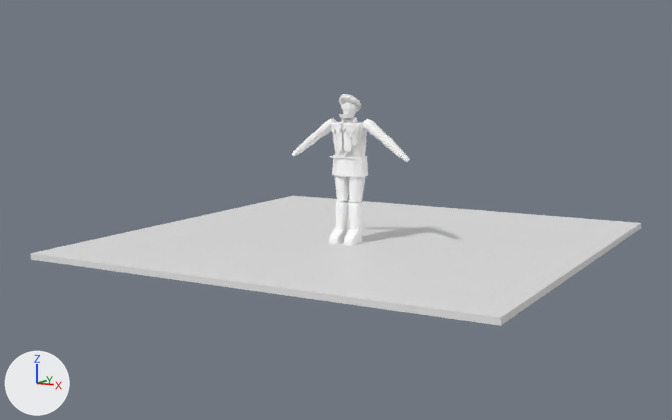
The Blender file ArtSource/Pedestrians/Blender/ParkCheckersPlayer3D.blend: old version first, new version second.
Both versions are drawn from a 50 mm camera at (5.27, -9.62, 2.05) aimed at (-0.25, 0.12, 0.34). The axes (+X, +Y, +Z) are drawn at lower left. The lights are the same throughout. The older version comes first.

Names of what the first picture shows: 'CLO_CoatHem', 'CLO_SleeveLower.L', 'CLO_SleeveLower.R', 'PreviewGround' and 23 more.
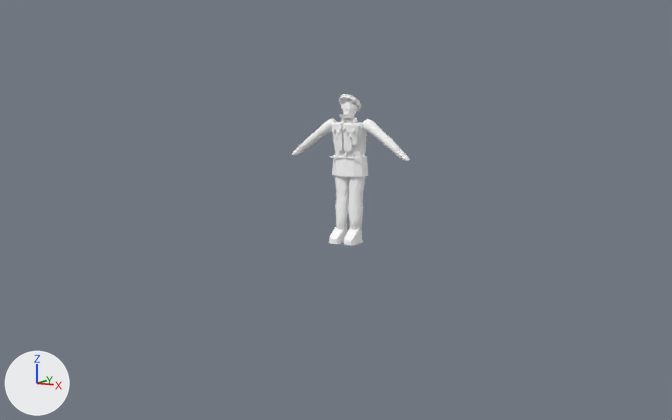
Pixel boxes [x1, y1, x2, y2] of what changed, in the pictures (672 x 420 px):
'PreviewGround', deleted
    before: [30, 196, 641, 326]
'CLO_SleeveLower.R', shading changed
    both: [298, 133, 319, 150]

What the commit changed:
me_clo_sleevelower_l_mesh has 40 vertices, 32 faces and spans x -0.032..0.248, y -0.065..0.061, z -0.205..0.042.
me_clo_sleevelower_l_mesh is used by ob_clo_sleevelower_l; location (0.455, -0.012, 1.25).
me_clo_sleevelower_l_mesh part 1: its shading normals changed.
me_clo_sleevelower_r_mesh has 40 vertices, 32 faces and spans x -0.248..0.032, y -0.065..0.061, z -0.205..0.042.
me_clo_sleevelower_r_mesh is used by ob_clo_sleevelower_r; location (-0.453, -0.008, 1.244).
me_clo_sleevelower_r_mesh part 2: its shading normals changed.
Object 'PreviewGround' (ob_previewground) is deleted.
